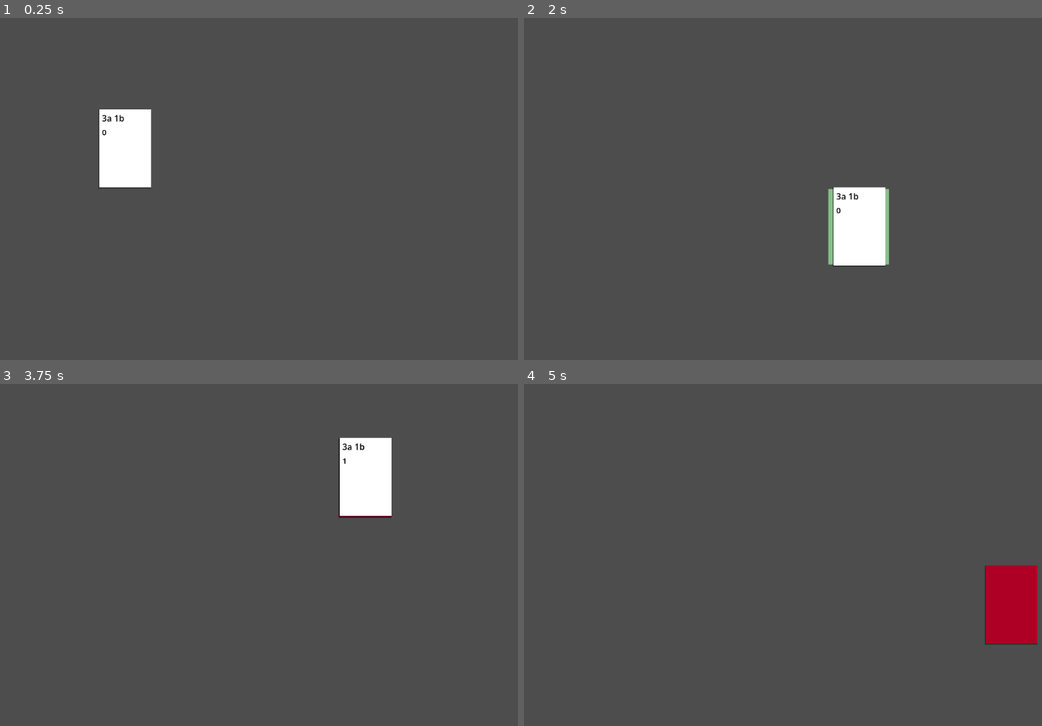
Above: before the commit, frames 1-4 (two rows, left to right).
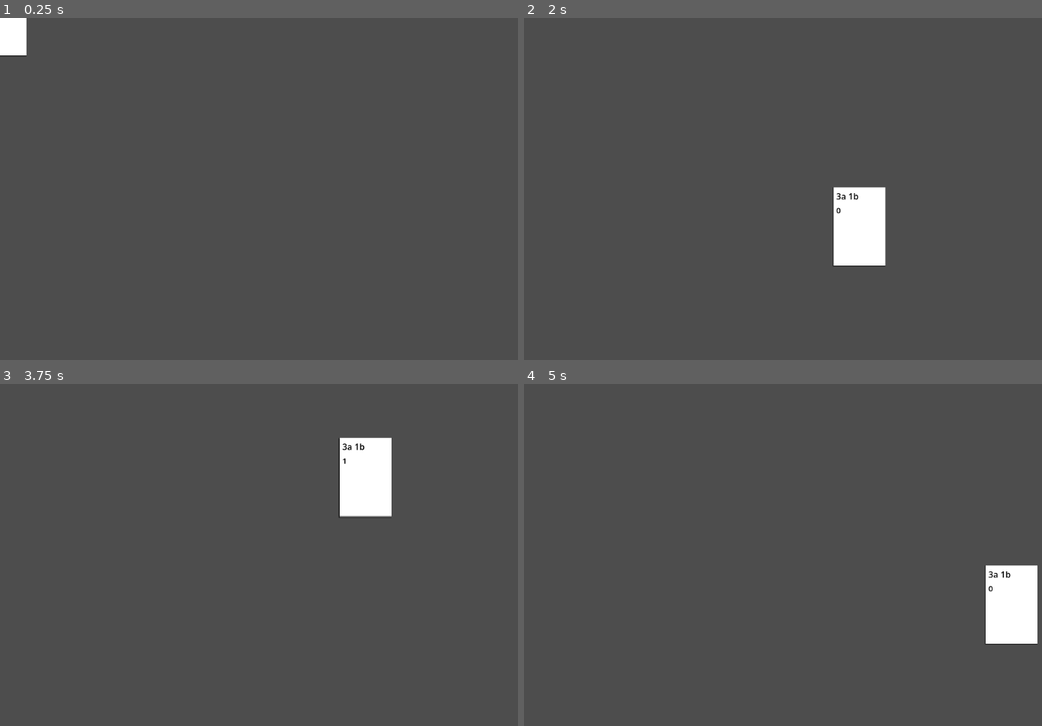
Above: after the commit, the same moments.

Repository: emrysshevek/gameganggame
Game: Godot game, scene res://cards/card_test_scene.tscn
Same seed, same stepped clock (60 frames per second), same inputs: the game is played once before the commit and once after it. This scene is started directly instead of the project's main scene.
Inputs (mouse positions are in pixels of both pictures, inside the frame that each line leads up to):
- Up to frame 1 (0.25 s): no input
- Up to frame 2 (2 s): click (648, 147) at 0.52 s; tap Enter at 1.25 s; drag from (829, 189) to (886, 113) at 1.27 s
- Up to frame 3 (3.75 s): drag from (181, 572) to (274, 623) at 2.02 s; move the mouse to (362, 479) at 2.77 s; hold W (debug_up) 2.78-3.5 s; tap Ctrl at 2.85 s; click (362, 479) at 2.92 s; tap Space at 3.5 s; drag from (274, 623) to (124, 503) at 3.52 s
- Up to frame 4 (5 s): move the mouse to (1010, 606) at 4.27 s; hold S (debug_down) from 4.28 s (still down); tap Alt at 4.35 s; click (1010, 606) at 4.42 s

The runs differ from the first frame. In frame 1, 2.9% of the frame differs, in the area x 0-30%, y 0-50%; in frame 2, 0.4%; in frame 3, less than 0.1%; in frame 4, 2.3%.

Commit message:
pile uses rect instead of control

Diff:
--- a/cards/Pile.tscn
+++ b/cards/Pile.tscn
@@ -2,11 +2,5 @@
 
 [ext_resource type="Script" uid="uid://c4yig64yuewvl" path="res://cards/pile.gd" id="1_nhxhl"]
 
-[node name="Pile" type="Control" unique_id=614346643]
-layout_mode = 3
-anchors_preset = 15
-anchor_right = 1.0
-anchor_bottom = 1.0
-grow_horizontal = 2
-grow_vertical = 2
+[node name="Pile" type="Node2D" unique_id=1350698498]
 script = ExtResource("1_nhxhl")
--- a/cards/card_test_scene.tscn
+++ b/cards/card_test_scene.tscn
@@ -16,15 +16,9 @@
 metadata/_edit_lock_ = true
 
 [node name="Pile" parent="." unique_id=614346643 node_paths=PackedStringArray("cards") instance=ExtResource("1_cthd1")]
-layout_mode = 1
-offset_left = 236.0
-offset_top = 250.0
-offset_right = -916.0
-offset_bottom = -398.0
 cards = [NodePath("Card")]
 
 [node name="ColorRect" type="ColorRect" parent="Pile" unique_id=1727720866]
-layout_mode = 1
 anchors_preset = 15
 anchor_right = 1.0
 anchor_bottom = 1.0
@@ -34,4 +28,3 @@
 metadata/_edit_lock_ = true
 
 [node name="Card" parent="Pile" unique_id=693299294 instance=ExtResource("2_sv2hw")]
-layout_mode = 0
--- a/cards/pile.gd
+++ b/cards/pile.gd
@@ -1,5 +1,5 @@
 class_name Pile
-extends Control
+extends Node2D
 
 
 #region Signals
@@ -10,6 +10,7 @@
 
 
 #region Properties
+@export var area: Rect2 = Rect2(Vector2.ZERO, Vector2.ZERO)
 @export var cards: Array[Card] = []
 var count: int:
 	get:
@@ -62,8 +63,8 @@
 
 
 func move(_global_position: Vector2, _size: Vector2) -> void:
-	global_position = _global_position
-	size = _size
+	area.position = _global_position
+	area.size = _size
 	_reposition()
 #endregion
 
@@ -72,19 +73,18 @@
 	if count == 0:
 		return
 
-	var area := size
-	var is_horizontal := size.x >= size.y
-	var spacing := Vector2(size.x / float(count + 1), 0)
-	var area_offset := Vector2(0, size.y / 2.0)
+	var is_horizontal := area.size.x >= area.size.y
+	var spacing := Vector2(area.size.x / float(count + 1), 0)
+	var area_offset := Vector2(0, area.size.y / 2.0)
 	var card_offset := cards[0].size / 2.0
 
 	if not is_horizontal:
-		area_offset = Vector2(size.x / 2.0, 0)
-		spacing = Vector2(0, size.y / float(count + 1))
-	if area == Vector2.ZERO:
+		area_offset = Vector2(area.size.x / 2.0, 0)
+		spacing = Vector2(0, area.size.y / float(count + 1))
+	if area.size == Vector2.ZERO:
 		spacing.y -= 2
 
-	var curr_pos := global_position + area_offset - card_offset
+	var curr_pos := area.position + area_offset - card_offset
 	for i in len(cards):
 		var card := cards[i]
 		curr_pos += spacing
